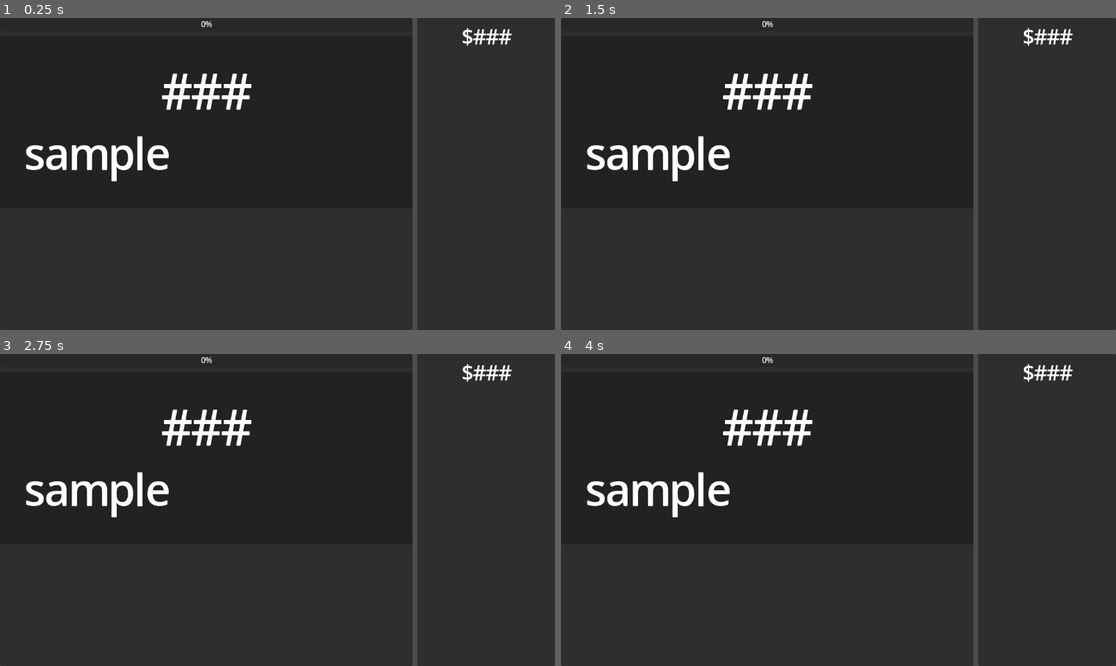
Above: before the commit, frames 1-4 (two rows, left to right).
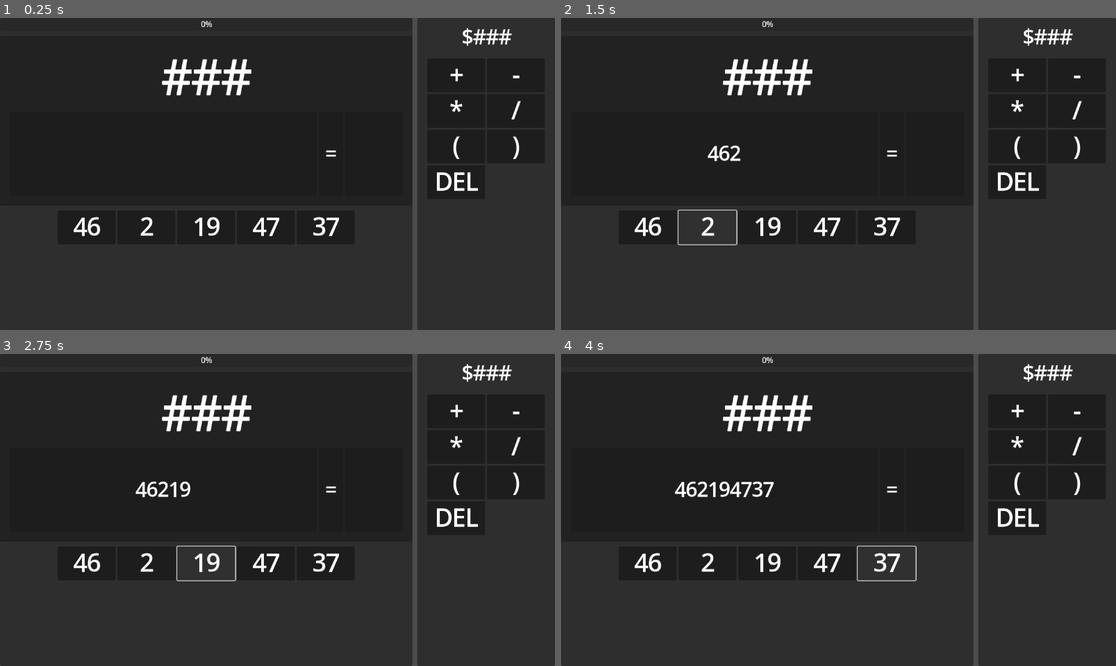
Above: after the commit, the same moments.

Repository: tohuynhphuc/Calculator-Game
Game: Godot game, scene res://game.tscn
Two runs of this game, one before a commit and one after it. Both use one fixed random seed, a clock stepped at 60 frames per second and the inputs below.
Inputs (mouse positions are in pixels of both pictures, inside the frame that each line leads up to):
- Up to frame 1 (0.25 s): no input
- Up to frame 2 (1.5 s): click (649, 227) at 0.5 s, where only the run after the commit has a clickable "46"; click (705, 227) at 1.25 s, where only the run after the commit has a clickable "2"
- Up to frame 3 (2.75 s): click (205, 563) at 2 s, where only the run after the commit has a clickable "19"
- Up to frame 4 (4 s): click (827, 563) at 2.75 s, where only the run after the commit has a clickable "47"; click (888, 563) at 3.5 s, where only the run after the commit has a clickable "37"

The runs differ from the first frame. In frame 1, 3.6% of the frame differs, in the area x 4-94%, y 13-70%; in frame 2, 3.8%; in frame 3, 3.8%; in frame 4, 4.0%, in the area x 4-94%, y 13-73%.

Commit message:
Add delete button, fix calculator (it's working)

Diff:
--- a/game.tscn
+++ b/game.tscn
@@ -11,11 +11,12 @@
 grow_horizontal = 2
 grow_vertical = 2
 
-[node name="ButtonsManager" parent="." instance=ExtResource("1_80nbo")]
+[node name="ButtonsManager" parent="." node_paths=PackedStringArray("ui_controller") instance=ExtResource("1_80nbo")]
 offset_left = 79.0
 offset_top = 305.0
 offset_right = 79.0
 offset_bottom = 305.0
+ui_controller = NodePath("../UI")
 
 [node name="UI" parent="." instance=ExtResource("1_e2o6t")]
 layout_mode = 1
--- /dev/null
+++ b/game_manager.gd
@@ -0,0 +1,18 @@
+extends Control
+
+var generatedTarget: int
+var minValue: int = 100
+var maxValue: int = 999
+
+# Called when the node enters the scene tree for the first time.
+func _ready() -> void:
+	generateTargetNumber()
+
+
+# Called every frame. 'delta' is the elapsed time since the previous frame.
+func _process(delta: float) -> void:
+	pass
+
+
+func generateTargetNumber() -> void:
+	generatedTarget = randi() % (maxValue - minValue + 1) + minValue
--- a/objects/buttons/base_btn.gd
+++ b/objects/buttons/base_btn.gd
@@ -1,10 +1,12 @@
 class_name BaseBtn
-extends Node2D
+extends Control
 
 enum btn_type {
 	BASE,
 	NUMBER,
-	EQUATION
+	EQUATION,
+	DELETE,
+	ALL_CLEAR
 }
 
 var type : btn_type
--- a/objects/buttons/buttons_manager.gd
+++ b/objects/buttons/buttons_manager.gd
@@ -1,9 +1,10 @@
-extends Node2D
+extends Control
 
-@export var number_grid: GridContainer
-@export var equation_grid: GridContainer
+@export var ui_controller: UI_Controller
 
-var number_button_arr: Array[String] = ["1", "2", "3", "4", "5", "6"]
+var all_buttons_arr: Array[String]
+
+var number_button_arr: Array[String] = []
 var equation_button_arr: Array[String] = ["+", "-", "*", "/", "(", ")"]
 
 #@export var grid_size_x = 120
@@ -13,17 +14,21 @@
 
 # Called when the node enters the scene tree for the first time.
 func _ready() -> void:
+	generate_all_buttons()
+	number_button_arr = get_k_random_buttons(5)
+	print(number_button_arr)
+
 	for i in number_button_arr.size():
 		var button = NumberBtn.new_btn(str(number_button_arr[i]))
-		#button.position = calculate_grid_position(i, number_grid_cols, grid_size_x, grid_size_y)
-		number_grid.add_child(button)
+		ui_controller.number_container_add_button(button)
 		print(button.get_value())
 
 	for i in equation_button_arr.size():
 		var button = EquationBtn.new_btn(str(equation_button_arr[i]))
-		#button.position = calculate_grid_position(i, equation_grid_cols, grid_size_x, grid_size_y)
-		equation_grid.add_child(button)
+		ui_controller.equation_container_add_button(button)
 		print(button.get_value())
+
+	ui_controller.equation_container_add_button(DeleteBtn.new_btn("DEL"))
 
 
 # Called every frame. 'delta' is the elapsed time since the previous frame.
@@ -31,6 +36,23 @@
 	pass
 
 
+func generate_all_buttons() -> void:
+	for i in range(50):
+		all_buttons_arr.append(str(i + 1))
+
+
+func get_k_random_buttons(k: int) -> Array:
+	if k <= 0:
+		return []
+	if k > all_buttons_arr.size():
+		k = all_buttons_arr.size()
+
+	var temp = all_buttons_arr.duplicate()
+	temp.shuffle()
+
+	return temp.slice(0, k)
+
+
 func calculate_grid_position(idx: int, cols: int, size_x: int, size_y: int) -> Vector2:
 	var grid_pos = Vector2()
 	grid_pos.x = size_x * (idx % cols)
--- a/objects/buttons/buttons_manager.tscn
+++ b/objects/buttons/buttons_manager.tscn
@@ -2,9 +2,7 @@
 
 [ext_resource type="Script" uid="uid://bsrq7epkhx0m5" path="res://objects/buttons/buttons_manager.gd" id="1_18tkk"]
 
-[node name="ButtonsManager" type="Control" node_paths=PackedStringArray("number_grid", "equation_grid")]
+[node name="ButtonsManager" type="Control"]
 layout_mode = 3
 anchors_preset = 0
 script = ExtResource("1_18tkk")
-number_grid = NodePath("")
-equation_grid = NodePath("")
--- /dev/null
+++ b/objects/buttons/equation_buttons/delete_btn.gd
@@ -0,0 +1,19 @@
+class_name DeleteBtn
+extends BaseBtn
+
+const DELETE_BTN_SCENE = preload("res://objects/buttons/equation_buttons/delete_btn.tscn")
+
+static func new_btn(_value: String, _type: btn_type = btn_type.DELETE) -> DeleteBtn:
+	var new_btn: DeleteBtn = DELETE_BTN_SCENE.instantiate()
+	new_btn.set_value(_value)
+	new_btn.set_type(_type)
+	return new_btn
+
+
+# Called when the node enters the scene tree for the first time.
+func _ready() -> void:
+	pass
+
+
+func _on_button_pressed() -> void:
+	EventBus.delete_button_clicked.emit(false)
--- /dev/null
+++ b/objects/buttons/equation_buttons/delete_btn.tscn
@@ -0,0 +1,12 @@
+[gd_scene load_steps=3 format=3 uid="uid://b5r780utyxl86"]
+
+[ext_resource type="PackedScene" uid="uid://8h5l3r7g8np4" path="res://objects/buttons/base_btn.tscn" id="1_jcqee"]
+[ext_resource type="Script" uid="uid://dmk8mdtxp2gv2" path="res://objects/buttons/equation_buttons/delete_btn.gd" id="2_i5k8o"]
+
+[node name="delete_btn" instance=ExtResource("1_jcqee")]
+script = ExtResource("2_i5k8o")
+
+[node name="Label" parent="Button" index="0"]
+text = "DEL"
+
+[connection signal="pressed" from="Button" to="." method="_on_button_pressed"]
--- a/objects/buttons/equation_buttons/equation_btn.tscn
+++ b/objects/buttons/equation_buttons/equation_btn.tscn
@@ -6,7 +6,4 @@
 [node name="equation_btn" instance=ExtResource("1_kbvsr")]
 script = ExtResource("2_3lgat")
 
-[node name="Button" parent="." index="0"]
-layout_mode = 0
-
 [connection signal="pressed" from="Button" to="." method="_on_button_pressed"]
--- a/objects/buttons/number_buttons/number_btn.tscn
+++ b/objects/buttons/number_buttons/number_btn.tscn
@@ -6,7 +6,4 @@
 [node name="number_btn" instance=ExtResource("1_pgaxo")]
 script = ExtResource("2_36fk0")
 
-[node name="Button" parent="." index="0"]
-layout_mode = 0
-
 [connection signal="pressed" from="Button" to="." method="_on_button_pressed"]
--- a/objects/math_area/math_area.gd
+++ b/objects/math_area/math_area.gd
@@ -1,14 +1,18 @@
-extends Node2D
+extends Control
 
-@onready var label = $PanelContainer/MarginContainer/VBoxContainer/Expression
+@export var expression: Label
+@export var result: Label
+@export var target: Label
 
 var characters: Array[String] = []
-
 
 # Called when the node enters the scene tree for the first time.
 func _ready() -> void:
 	EventBus.number_button_clicked.connect(on_buttons_clicked)
 	EventBus.equation_button_clicked.connect(on_buttons_clicked)
+	EventBus.delete_button_clicked.connect(on_delete_buttons_clicked)
+
+	result.text = str(GameManager.generatedTarget)
 
 
 # Called every frame. 'delta' is the elapsed time since the previous frame.
@@ -16,7 +20,13 @@
 	var text = ""
 	for char in characters:
 		text += char
-	label.text = text
+	expression.text = text
+
+	if Calculator.evaluate_tokens(characters) == null:
+		result.text = ""
+	else:
+		result.text = str(Calculator.evaluate_tokens(characters))
+
 
 
 func add_characters(char: String) -> void:
@@ -33,3 +43,7 @@
 func on_buttons_clicked(value: String) -> void:
 	add_characters(value)
 	print(value)
+
+
+func on_delete_buttons_clicked(is_all: bool) -> void:
+	remove_characters(is_all)
--- a/objects/math_area/math_area.tscn
+++ b/objects/math_area/math_area.tscn
@@ -2,17 +2,20 @@
 
 [ext_resource type="Script" uid="uid://bomksf8o6q2j1" path="res://objects/math_area/math_area.gd" id="1_6qtjq"]
 
-[node name="MathArea" type="PanelContainer"]
+[node name="MathArea" type="PanelContainer" node_paths=PackedStringArray("expression", "result", "target")]
 offset_right = 800.0
 offset_bottom = 354.0
 script = ExtResource("1_6qtjq")
+expression = NodePath("MarginContainer/VBoxContainer/FullExpression/PanelContainer/Expression")
+result = NodePath("MarginContainer/VBoxContainer/FullExpression/PanelContainer3/Result")
+target = NodePath("MarginContainer/VBoxContainer/TargetNumber")
 
 [node name="MarginContainer" type="MarginContainer" parent="."]
 layout_mode = 2
-theme_override_constants/margin_left = 50
-theme_override_constants/margin_top = 50
-theme_override_constants/margin_right = 50
-theme_override_constants/margin_bottom = 50
+theme_override_constants/margin_left = 20
+theme_override_constants/margin_top = 20
+theme_override_constants/margin_right = 20
+theme_override_constants/margin_bottom = 20
 
 [node name="VBoxContainer" type="VBoxContainer" parent="MarginContainer"]
 layout_mode = 2
@@ -24,8 +27,49 @@
 theme_override_font_sizes/font_size = 96
 text = "###"
 
-[node name="Expression" type="Label" parent="MarginContainer/VBoxContainer"]
-custom_minimum_size = Vector2(700, 0)
+[node name="FullExpression" type="HBoxContainer" parent="MarginContainer/VBoxContainer"]
 layout_mode = 2
-theme_override_font_sizes/font_size = 86
+size_flags_vertical = 3
+
+[node name="PanelContainer" type="PanelContainer" parent="MarginContainer/VBoxContainer/FullExpression"]
+layout_mode = 2
+size_flags_horizontal = 3
+size_flags_stretch_ratio = 8.0
+
+[node name="Expression" type="Label" parent="MarginContainer/VBoxContainer/FullExpression/PanelContainer"]
+custom_minimum_size = Vector2(400, 0)
+layout_mode = 2
+size_flags_horizontal = 3
+theme_override_font_sizes/font_size = 40
 text = "sample"
+horizontal_alignment = 1
+vertical_alignment = 1
+autowrap_mode = 1
+
+[node name="PanelContainer2" type="PanelContainer" parent="MarginContainer/VBoxContainer/FullExpression"]
+layout_mode = 2
+size_flags_horizontal = 3
+size_flags_stretch_ratio = 0.5
+
+[node name="Equals" type="Label" parent="MarginContainer/VBoxContainer/FullExpression/PanelContainer2"]
+custom_minimum_size = Vector2(50, 0)
+layout_mode = 2
+theme_override_font_sizes/font_size = 40
+text = "="
+horizontal_alignment = 1
+vertical_alignment = 1
+autowrap_mode = 1
+
+[node name="PanelContainer3" type="PanelContainer" parent="MarginContainer/VBoxContainer/FullExpression"]
+layout_mode = 2
+size_flags_horizontal = 3
+size_flags_stretch_ratio = 1.5
+
+[node name="Result" type="Label" parent="MarginContainer/VBoxContainer/FullExpression/PanelContainer3"]
+custom_minimum_size = Vector2(50, 0)
+layout_mode = 2
+theme_override_font_sizes/font_size = 40
+text = "###"
+horizontal_alignment = 1
+vertical_alignment = 1
+autowrap_mode = 1
--- a/project.godot
+++ b/project.godot
@@ -18,6 +18,7 @@
 [autoload]
 
 EventBus="*res://utils/autoload/event_bus.gd"
+GameManager="*res://game_manager.gd"
 
 [gui]
 
--- /dev/null
+++ b/ui.gd
@@ -0,0 +1,22 @@
+extends Control
+class_name UI_Controller
+
+@export var number_container: GridContainer
+@export var equation_container: GridContainer
+
+# Called when the node enters the scene tree for the first time.
+func _ready() -> void:
+	pass # Replace with function body.
+
+
+# Called every frame. 'delta' is the elapsed time since the previous frame.
+func _process(delta: float) -> void:
+	pass
+
+
+func number_container_add_button(btn: BaseBtn) -> void:
+	number_container.add_child(btn)
+
+
+func equation_container_add_button(btn: BaseBtn) -> void:
+	equation_container.add_child(btn)
--- a/ui.tscn
+++ b/ui.tscn
@@ -1,9 +1,9 @@
 [gd_scene load_steps=3 format=3 uid="uid://bl67wqq1fxyor"]
 
 [ext_resource type="PackedScene" uid="uid://ovmkfttsg6vm" path="res://objects/math_area/math_area.tscn" id="1_27fn8"]
-[ext_resource type="Script" uid="uid://cpaw16ruswkla" path="res://objects/buttons/base_btn.gd" id="2_nltto"]
+[ext_resource type="Script" uid="uid://cuxbnwfgdua3b" path="res://ui.gd" id="1_nltto"]
 
-[node name="UI" type="Control"]
+[node name="UI" type="Control" node_paths=PackedStringArray("number_container", "equation_container")]
 layout_mode = 3
 anchors_preset = 15
 anchor_right = 1.0
@@ -12,6 +12,9 @@
 grow_vertical = 2
 size_flags_horizontal = 3
 size_flags_vertical = 3
+script = ExtResource("1_nltto")
+number_container = NodePath("HBoxContainer/LeftPanel/LeftSide/NumberContainer")
+equation_container = NodePath("HBoxContainer/RightPanel/RightSide/EquationContainer")
 
 [node name="HBoxContainer" type="HBoxContainer" parent="."]
 layout_mode = 1
@@ -36,25 +39,27 @@
 
 [node name="MathArea" parent="HBoxContainer/LeftPanel/LeftSide" instance=ExtResource("1_27fn8")]
 layout_mode = 2
+size_flags_vertical = 3
 
 [node name="NumberContainer" type="GridContainer" parent="HBoxContainer/LeftPanel/LeftSide"]
 layout_mode = 2
+size_flags_horizontal = 4
 size_flags_vertical = 3
-columns = 8
-script = ExtResource("2_nltto")
+size_flags_stretch_ratio = 0.7
+columns = 6
 
 [node name="RightPanel" type="PanelContainer" parent="HBoxContainer"]
 layout_mode = 2
 size_flags_horizontal = 3
 
-[node name="VBoxContainer" type="VBoxContainer" parent="HBoxContainer/RightPanel"]
+[node name="RightSide" type="VBoxContainer" parent="HBoxContainer/RightPanel"]
 layout_mode = 2
 
-[node name="Money" type="Control" parent="HBoxContainer/RightPanel/VBoxContainer"]
+[node name="Money" type="Control" parent="HBoxContainer/RightPanel/RightSide"]
 custom_minimum_size = Vector2(0, 80)
 layout_mode = 2
 
-[node name="MoneyText" type="Label" parent="HBoxContainer/RightPanel/VBoxContainer/Money"]
+[node name="MoneyText" type="Label" parent="HBoxContainer/RightPanel/RightSide/Money"]
 layout_mode = 1
 anchors_preset = 8
 anchor_left = 0.5
@@ -70,7 +75,8 @@
 theme_override_font_sizes/font_size = 41
 text = "$###"
 
-[node name="EquationContainer" type="GridContainer" parent="HBoxContainer/RightPanel/VBoxContainer"]
+[node name="EquationContainer" type="GridContainer" parent="HBoxContainer/RightPanel/RightSide"]
 layout_mode = 2
+size_flags_horizontal = 4
 size_flags_vertical = 3
-columns = 3
+columns = 2
--- a/utils/autoload/event_bus.gd
+++ b/utils/autoload/event_bus.gd
@@ -2,3 +2,4 @@
 
 signal number_button_clicked(value: String)
 signal equation_button_clicked(value: String)
+signal delete_button_clicked(is_all: bool)
--- a/utils/calculator.gd
+++ b/utils/calculator.gd
@@ -21,6 +21,48 @@
 		return null
 
 	return result
+
+
+static func evaluate_tokens(tokens: Array) -> Variant:
+	print(tokens)
+
+	if tokens.size() == 0:
+		return null
+
+	# Reject things like ["1","2"]
+	if not validate_raw_tokens(tokens):
+		return null
+
+	var processed = _process_unary_and_implicit(tokens)
+	if processed.size() == 0:
+		return null
+
+	var rpn = infix_to_postfix(processed)
+	if rpn == null or rpn.size() == 0:
+		return null
+
+	var result = evaluate_postfix(rpn)
+	if result == null:
+		return null
+
+	return result
+
+
+
+static func validate_raw_tokens(tokens: Array) -> bool:
+	if tokens.size() == 0:
+		return false
+
+	for i in tokens.size():
+		var t = tokens[i]
+
+		# A number
+		if t.is_valid_float():
+			# Look ahead: next token exists and is also a number?
+			if i + 1 < tokens.size() and tokens[i+1].is_valid_float():
+				return false  # two consecutive numbers → invalid
+
+	return true
 
 
 static func tokenize(expr: String) -> Array:
@@ -66,7 +108,6 @@
 		push_error("Invalid token at index %d: '%s'" % [i, c])
 		return []
 
-	tokens = _process_unary_and_implicit(tokens)
 	return tokens
 
 
@@ -188,15 +229,12 @@
 	var stack = []
 
 	for token in tokens:
-		# Is number?
 		if token.is_valid_float():
 			output.append(token)
 
-		# Is function?
 		elif Operators.FUNCTIONS.has(token):
 			stack.append(token)
 
-		# Is operator?
 		elif Operators.OPERATORS.has(token):
 			var o1 = token
 			while stack.size() > 0:
@@ -208,7 +246,7 @@
 					var assoc = Operators.OPERATORS[o1].assoc
 
 					var cond_left  = assoc == "left"  and p1 <= p2
-					var cond_right = assoc == "right" and p1 <  p2
+					var cond_right = p1 <  p2
 
 					if cond_left or cond_right:
 						output.append(stack.pop_back())
@@ -216,14 +254,13 @@
 						break
 				else:
 					break
-
 			stack.append(o1)
 
-		# Left parenthesis
+		elif token == ",":
+			pass
 		elif token == "(":
 			stack.append(token)
 
-		# Right parenthesis
 		elif token == ")":
 			var found_left_paren = false
 			while stack.size() > 0:
@@ -235,16 +272,14 @@
 
 			if not found_left_paren:
 				return null  # invalid parentheses
-
-			# If a function is on top, pop it too
 			if stack.size() > 0 and Operators.FUNCTIONS.has(stack[-1]):
 				output.append(stack.pop_back())
 
 		else:
 			return null  # unknown token
 
-	# Pop all remaining operators
-	for op in stack:
+	while not stack.is_empty():
+		var op = stack.pop_back()
 		if op == "(" or op == ")":
 			return null  # mismatched parentheses
 		output.append(op)
Not shown, added: game_manager.gd.uid
Not shown, added: objects/buttons/equation_buttons/delete_btn.gd.uid
Not shown, added: ui.gd.uid
